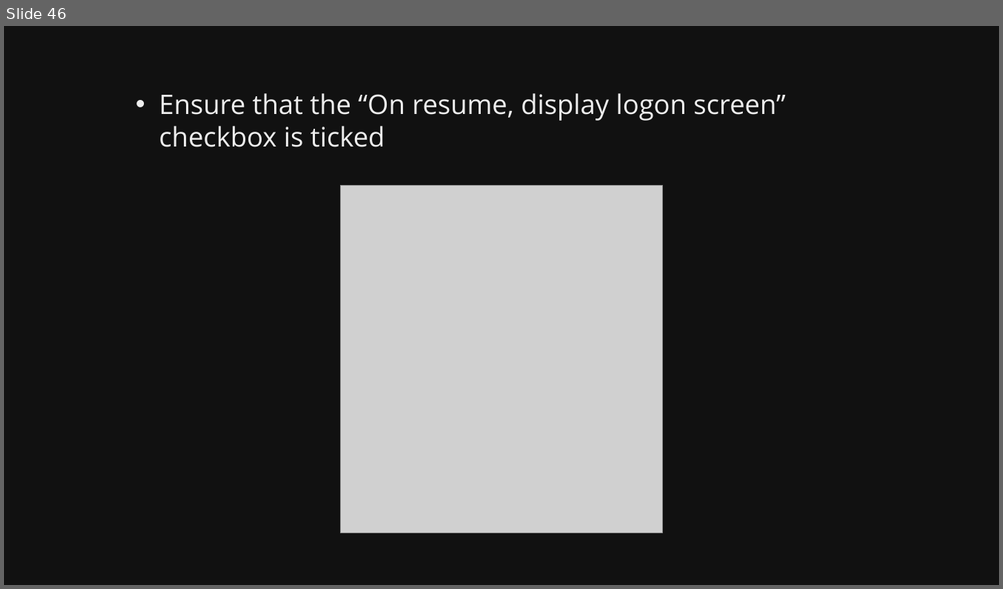
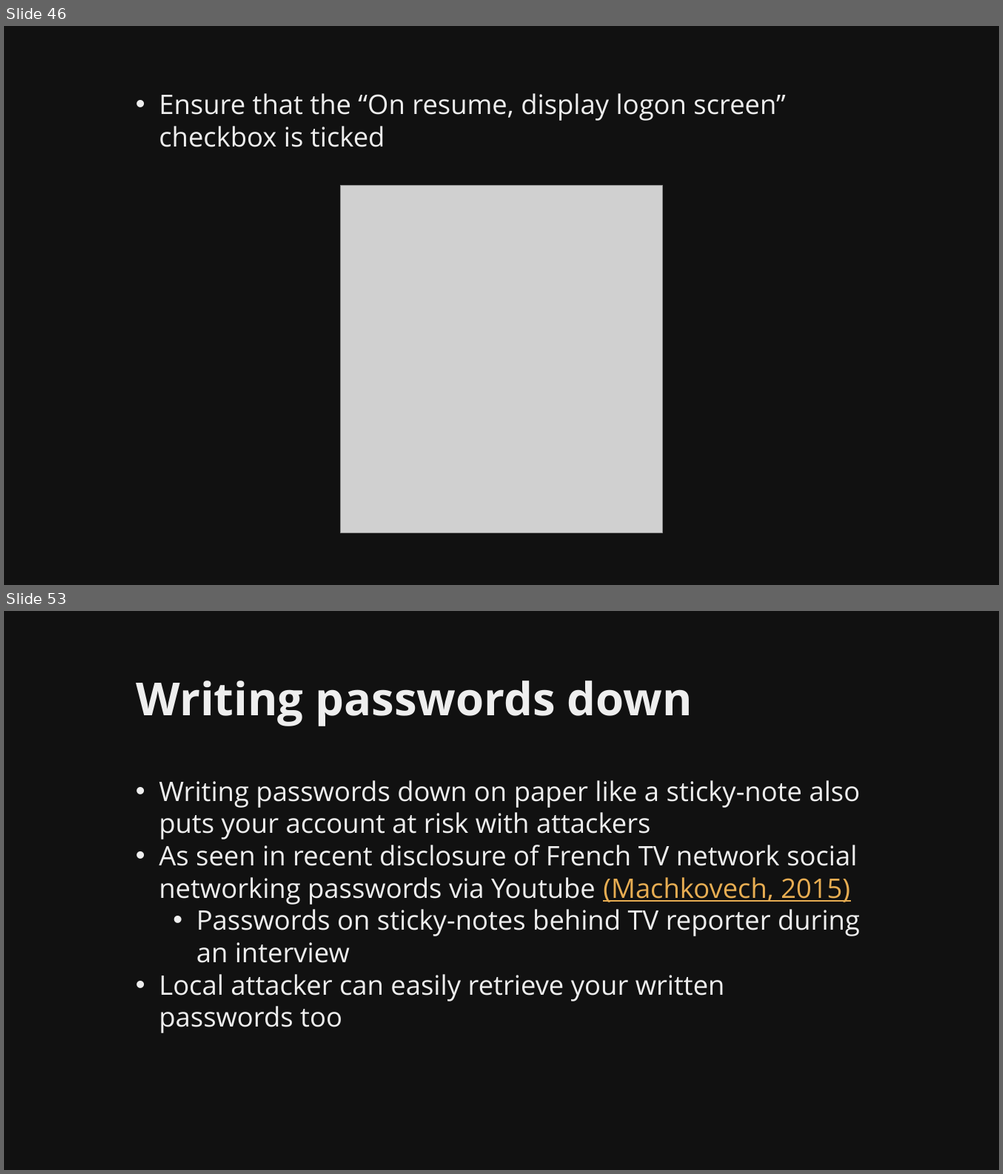
Before and after one commit to martymcflywa/ecu, a slide deck: year_1/sem_2/CSI1101_computer_security/0b_assignment_2_[22MAY15_0900]/dev/CSI1101_PONCE_A2_v01.pptx. Shown one above the other, each under a label of ours: slide 46 before the commit, slides 46 and 53 after it; the slides between them are not shown. The pictures are 1003x589 and 1003x1174 pixels, drawn with LibreOffice and Linux fonts; fonts in the diff are those of the drawing; grey boxes stand for pictures. Boxes give left, top, right and bottom in pixels: in the first picture for what was removed or moved away, otherwise in the second. Text is boxed around its words. In the diff, an @@ line names an element or a change of style, - is before the commit and + after.

Commit message:
CSI1101 A2: finished passwords, user privileges

```diff
--- a/year_1/sem_2/CSI1101_computer_security/0b_assignment_2_[22MAY15_0900]/dev/CSI1101_PONCE_A2_v01.pptx
+++ b/year_1/sem_2/CSI1101_computer_security/0b_assignment_2_[22MAY15_0900]/dev/CSI1101_PONCE_A2_v01.pptx
@@ slide 53 added at (x1=4, y1=611, x2=999, y2=1170), background #111111 @@
@@ title added at (x1=136, y1=681, x2=692, y2=726), 44 pt, text #EEEEEE, bold @@
+Writing passwords down
@@ text added at (x1=159, y1=780, x2=860, y2=1034), 26 pt, text #EEEEEE @@
+• Writing passwords down on paper like a sticky-note also puts your account at risk with attackers
+• As seen in recent disclosure of French TV network social networking passwords via Youtube (Machkovech, 2015)
+  • Passwords on sticky-notes behind TV reporter during an interview
+• Local attacker can easily retrieve your written passwords too
```
Also in this commit, not shown: 3 slides changed, 11 other slides added, 6 other files.
